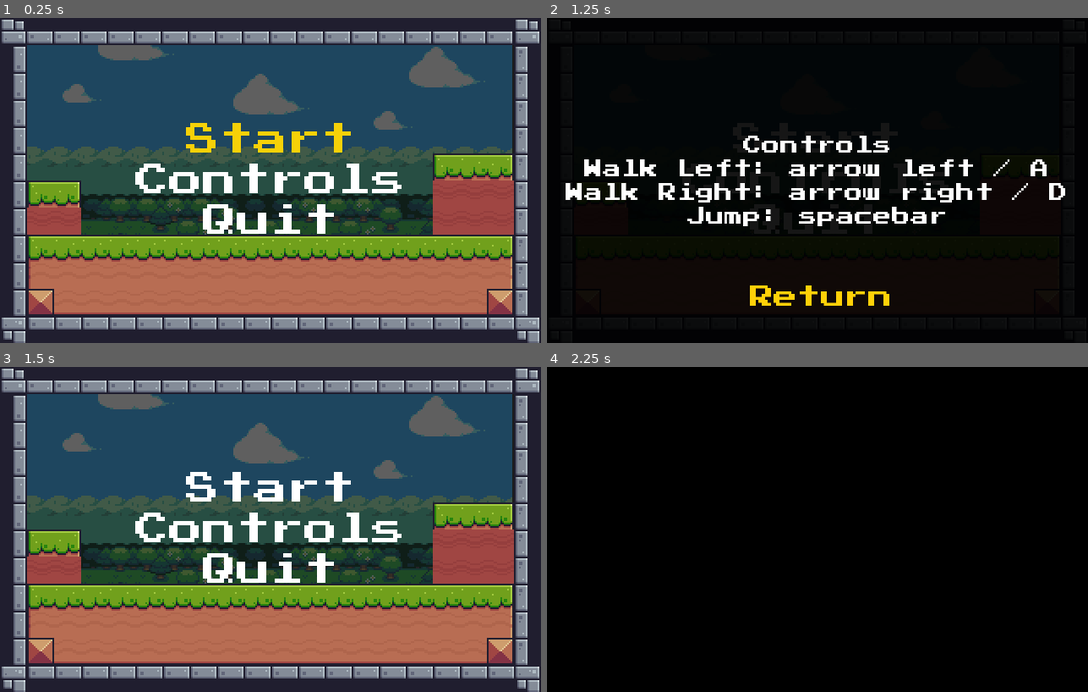
Above: before the commit, frames 1-4 (two rows, left to right).
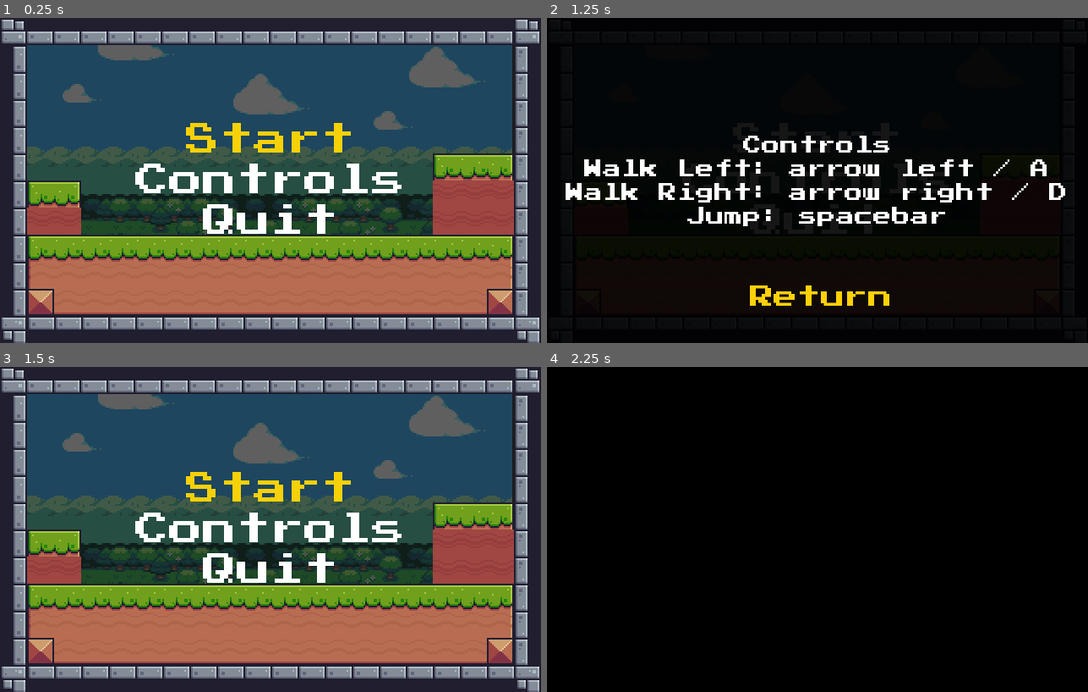
Above: after the commit, the same moments.

Repository: Gui-dev/pixeladventure
Game: Godot game, scene res://scenes/StartScreen.tscn
Two runs of this game, one before a commit and one after it. Both use one fixed random seed, a clock stepped at 60 frames per second and the inputs below.
Inputs:
- Up to frame 1 (0.25 s): no input
- Up to frame 2 (1.25 s): click "Controls" at 0.5 s
- Up to frame 3 (1.5 s): click "Return" at 1.25 s
- Up to frame 4 (2.25 s): click "Start" at 2 s

Frames 1-2 are identical in both runs. In frame 3, 1.0% of the frame differs, in the area x 34-65%, y 32-42%; in frame 4, nothing differs.

Commit message:
feat: add global variable controll_off

Diff:
--- a/scripts/ControlsScreen.gd
+++ b/scripts/ControlsScreen.gd
@@ -7,3 +7,4 @@
 
 func _on_return_button_pressed() -> void:
   queue_free()
+  Global.controll_off = false
--- a/scripts/Global.gd
+++ b/scripts/Global.gd
@@ -6,6 +6,7 @@
 var player
 var player_health = 3
 var is_dead = false
+var controll_off = false
 
 
 func _ready() -> void:
--- a/scripts/Score.gd
+++ b/scripts/Score.gd
@@ -2,11 +2,4 @@
 
 
 func _process(_delta: float) -> void:
-  text = '000' + String(Global.fruits)
-
-  if Global.fruits >= 10:
-    text = '00' + String(Global.fruits)
-  elif Global.fruits >= 100:
-    text = '0' + String(Global.fruits)
-  elif Global.fruits >= 1000:
-    text = String(Global.fruits)
+  text = String('%04d' % Global.fruits)
--- a/scripts/StartScreen.gd
+++ b/scripts/StartScreen.gd
@@ -3,6 +3,12 @@
 
 func _ready() -> void:
   $controls/start_button.grab_focus()
+
+
+func _physics_process(delta: float) -> void:
+  if !Global.controll_off:
+    $controls/start_button.grab_focus()
+    Global.controll_off = true
 
 
 func _on_start_button_pressed() -> void:
